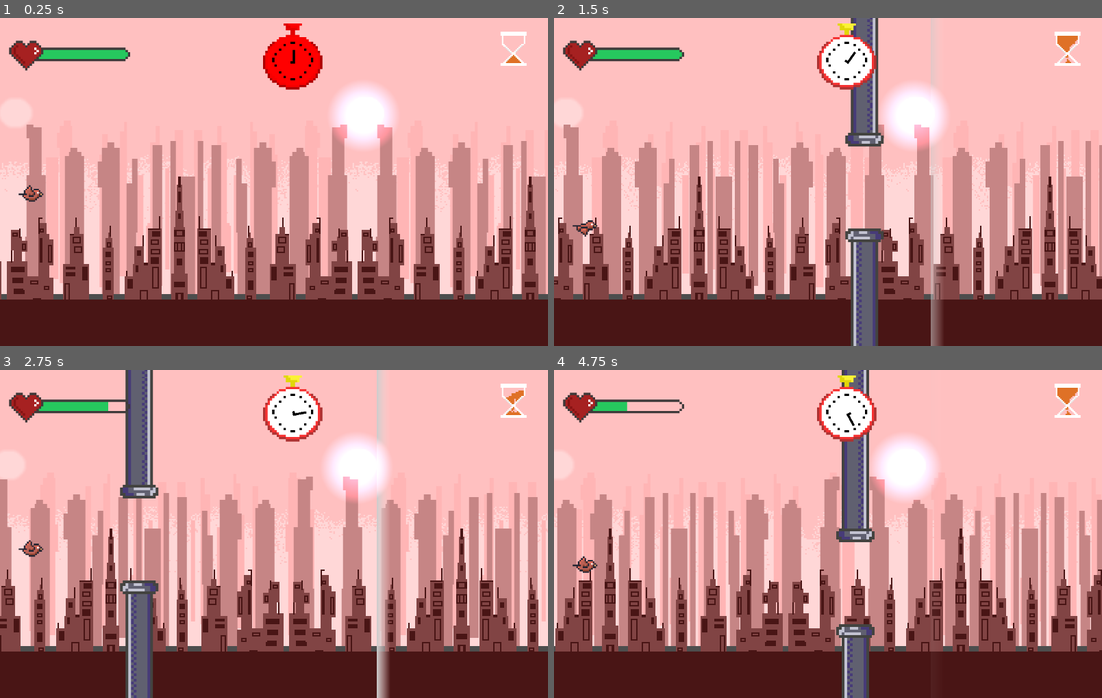
Above: before the commit, frames 1-4 (two rows, left to right).
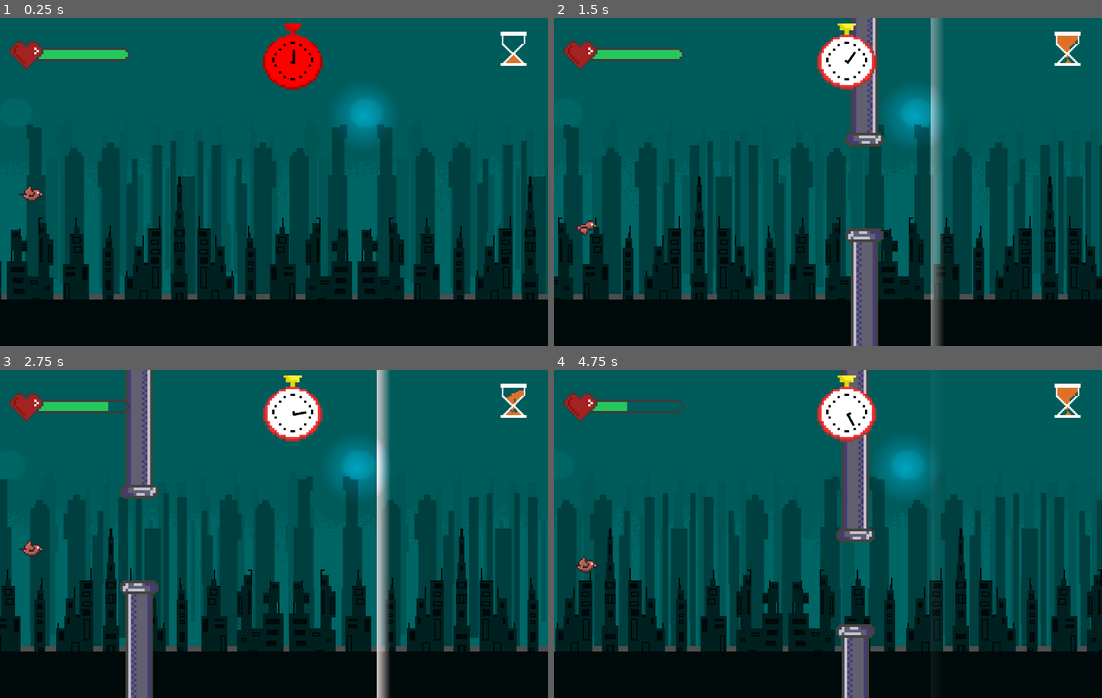
Above: after the commit, the same moments.

Repository: ItzAshmit/Inverse-flappy-bird
Game: Godot game, scene res://Scenes/levels/level6.tscn
The game is run twice, just before and just after one commit, with the same random seed, the same clock (stepped at 60 frames per second) and the same inputs. This scene is started directly instead of the project's main scene.
Inputs (mouse positions are in pixels of both pictures, inside the frame that each line leads up to):
- Up to frame 1 (0.25 s): no input
- Up to frame 2 (1.5 s): move the mouse to (975, 188) at 0.52 s; click (975, 188) at 0.67 s; move the mouse to (718, 198) at 1.27 s; click (718, 198) at 1.42 s
- Up to frame 3 (2.75 s): move the mouse to (328, 461) at 2.02 s; click (328, 461) at 2.17 s
- Up to frame 4 (4.75 s): move the mouse to (800, 599) at 2.77 s; click (800, 599) at 2.92 s; move the mouse to (992, 583) at 3.52 s; click (992, 583) at 3.67 s; move the mouse to (663, 484) at 4.27 s; click (663, 484) at 4.42 s

The runs differ from the first frame. In frame 1, 97% of the frame differs, in the area x 0-100%, y 0-100%; in frame 2, 94%; in frame 3, 93%; in frame 4, 94%.

Commit message:
changed lv 6 background

Diff:
--- a/Scenes/levels/level6.tscn
+++ b/Scenes/levels/level6.tscn
@@ -5,6 +5,9 @@
 
 [node name="MainGame" unique_id=1605266567 instance=ExtResource("1_wdgcd")]
 
+[node name="Background" parent="." index="0" unique_id=1716216993]
+modulate = Color(0, 0.47221, 0.4722134, 1)
+
 [node name="PipeSpawner" parent="Timer" parent_id_path=PackedInt32Array(99128431) index="0" unique_id=1410041825]
 wait_time = 3.0
 
Not shown, changed: Assets/Flappy Bird Assets/pipebody.png.import
